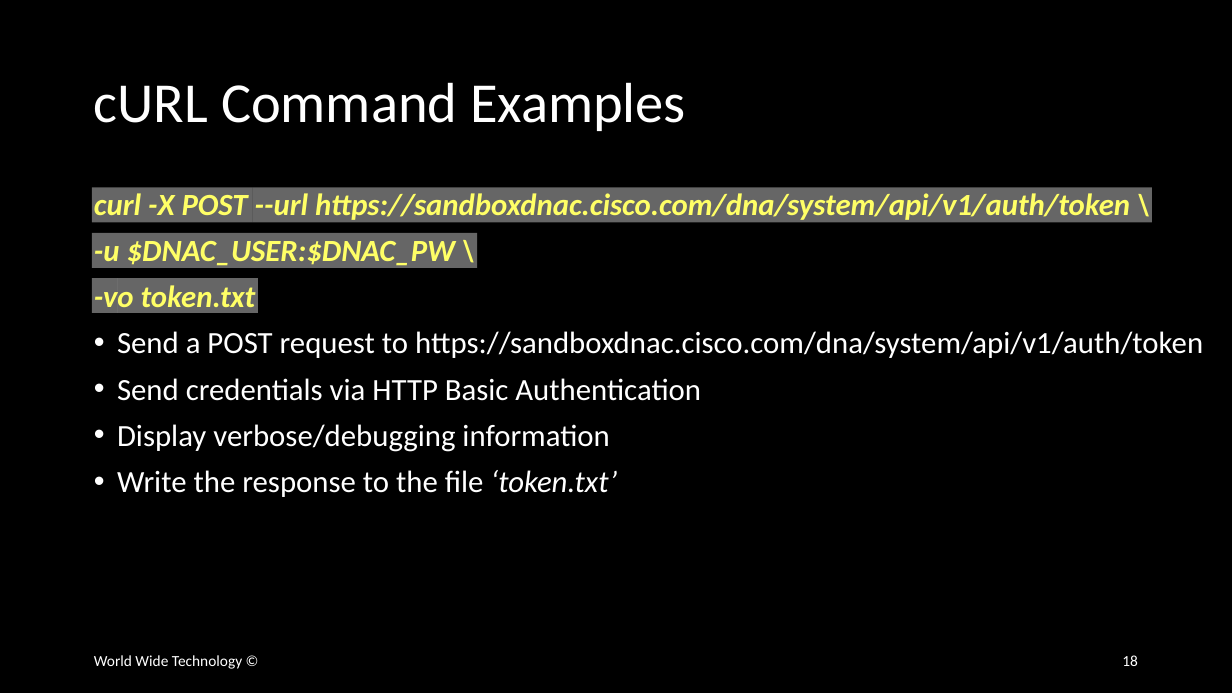
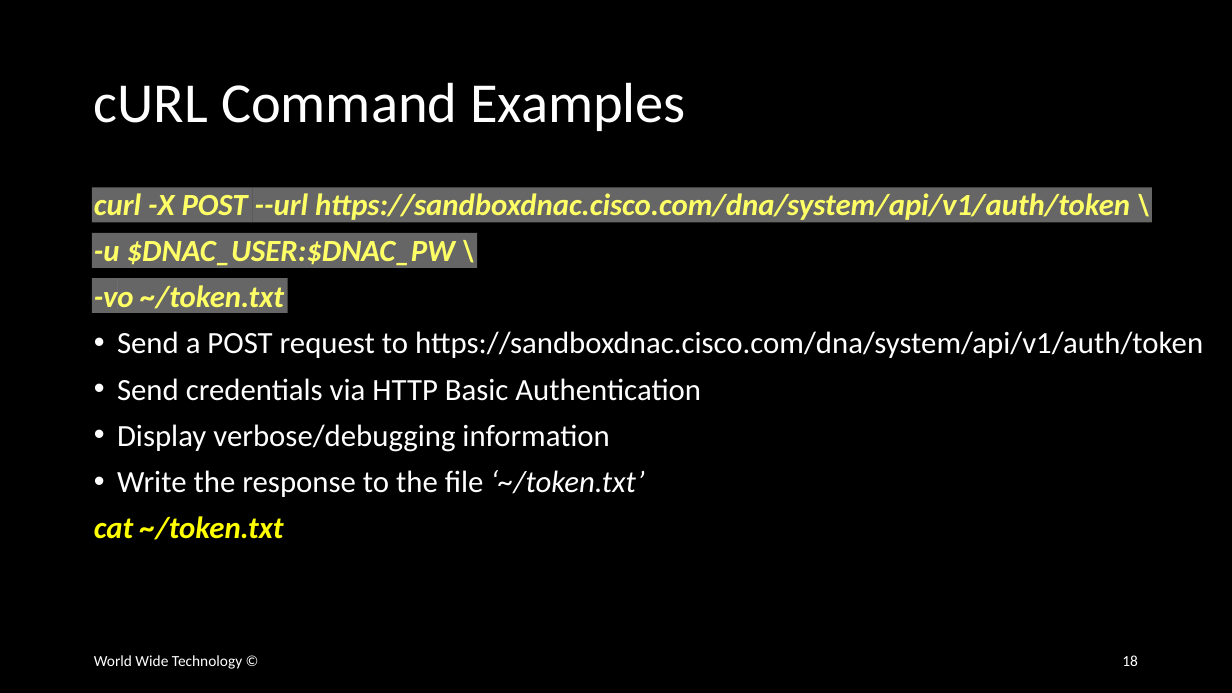
Before and after one commit to wwt/curl-requests-foundations, a slide deck: slide 18 of curl-requests-foundations.pptx. Drawn at 1232x693 pixels with LibreOffice and Linux fonts; fonts in the diff are those of the drawing. Boxes give left, top, right and bottom in pixels: in the first picture for what was removed or moved away, otherwise in the second. Text is boxed around its words. In the diff, an @@ line names an element or a change of style, - is before the commit and + after.

Commit message:
Updated cURL example with -o option to create the token.txt file in the ~/ directory

```diff
--- a/curl-requests-foundations.pptx
+++ b/curl-requests-foundations.pptx
@@ text at (x1=94, y1=285, x2=284, y2=316): text changed @@
--vo token.txt
+-vo ~/token.txt
@@ rectangle resized from (x1=117, y1=278, x2=258, y2=313) to (x1=117, y1=278, x2=288, y2=313) @@
@@ text at (x1=94, y1=470, x2=645, y2=540): text changed; italic on @@
-• Write the response to the file ‘token.txt’
+• Write the response to the file ‘~/token.txt’
+cat ~/token.txt
```
